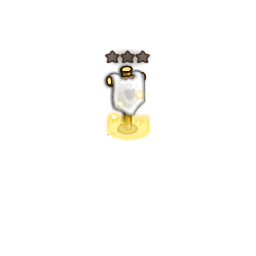
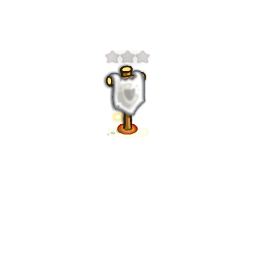
The second 256×256 image is a revision of the first. Changes to its layers:
hid "레이어 13" over left=104, top=48, right=152, bottom=141
showed "레이어 22" over left=104, top=48, right=152, bottom=138
